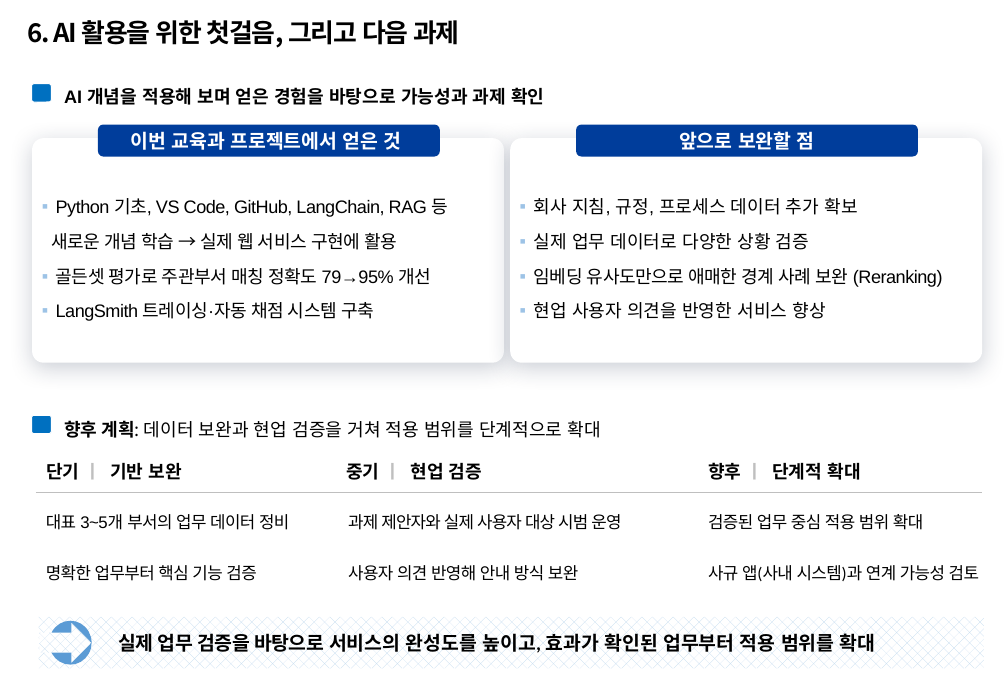
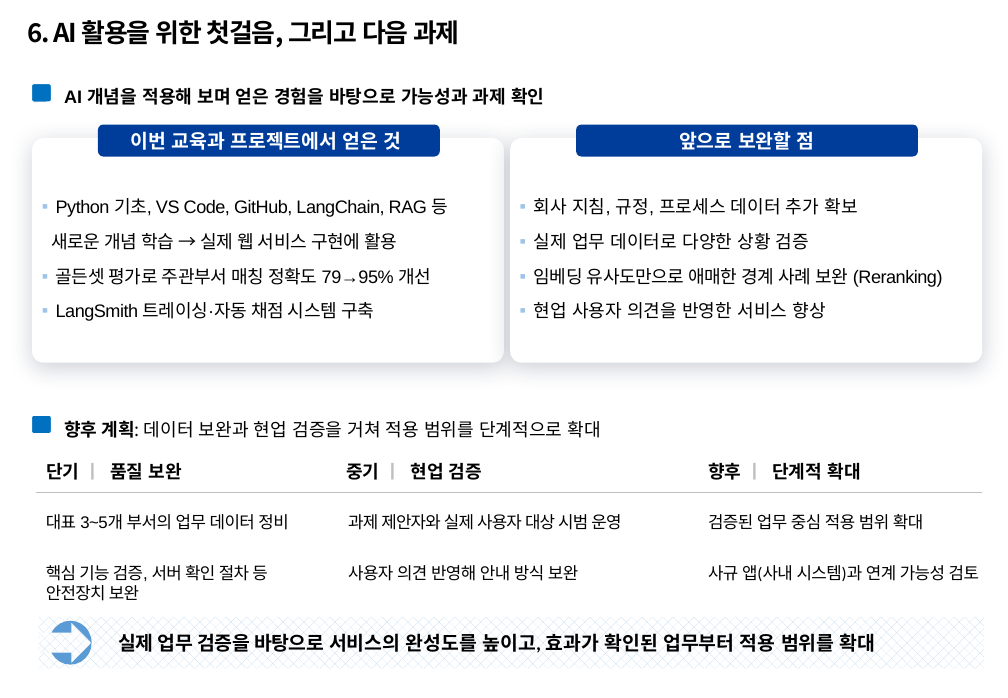
Before and after one commit to temmi81-hue/department-ragas, a slide deck: slide 7 of presentation/submission/260916_AI활용_업무지침네비게이터_5차 수정.pptx. Drawn at 1008x698 pixels with LibreOffice and Linux fonts; fonts in the diff are those of the drawing; background and template pictures are left out. Boxes give left, top, right and bottom in pixels: in the first picture for what was removed or moved away, otherwise in the second. Text is boxed around its words. In the diff, an @@ line names an element or a change of style, - is before the commit and + after.

```diff
--- a/presentation/submission/260916_AI활용_업무지침네비게이터_5차 수정.pptx
+++ b/presentation/submission/260916_AI활용_업무지침네비게이터_5차 수정.pptx
@@ text at [110, 463, 182, 480]: text changed @@
-기반 보완
+품질 보완
@@ text "대표 3~5개 부서의 업무 데이터 ..." at [46, 514, 288, 530]: font Calibri to Arial in "부서의 업무 데이터 정비" @@
@@ text at [46, 565, 267, 601]: text changed; font Calibri to Arial @@
-명확한 업무부터 핵심 기능 검증
+핵심 기능 검증, 서버 확인 절차 등
+안전장치 보완
```
Also in this commit, not shown: 6 other files.
